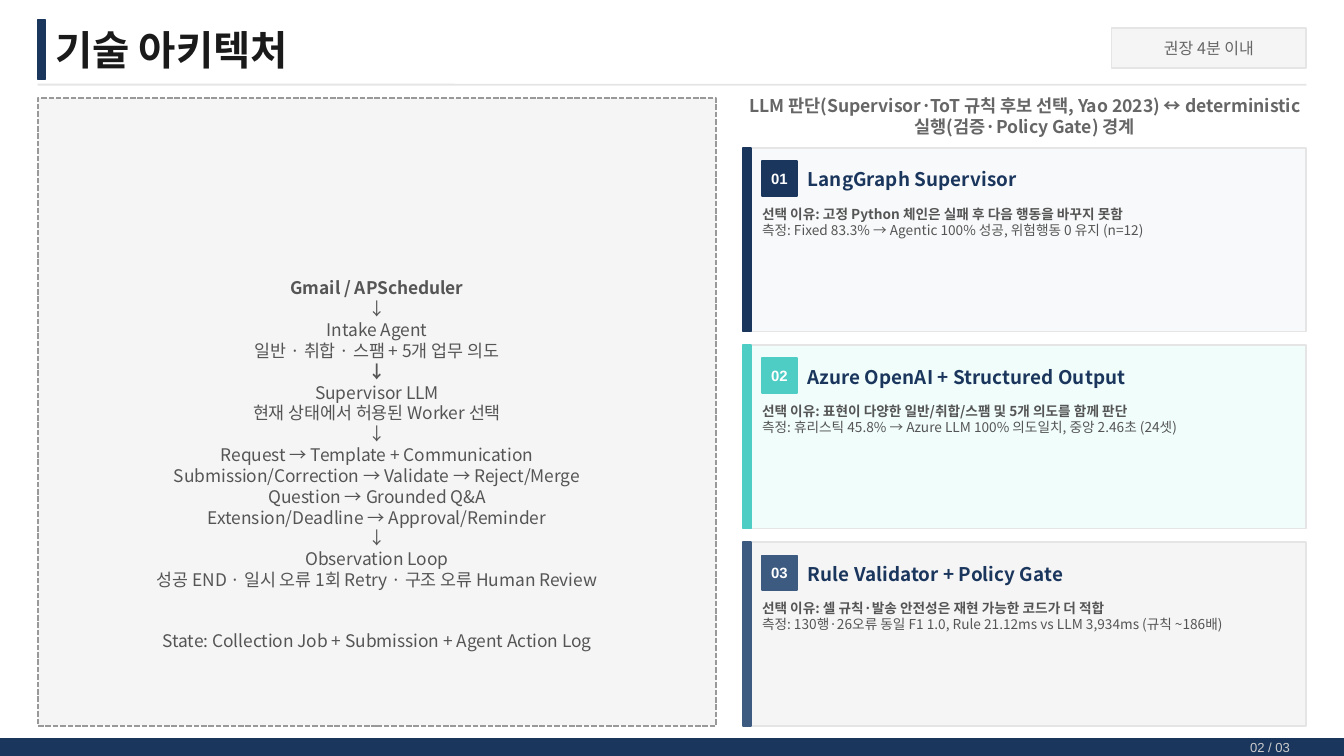
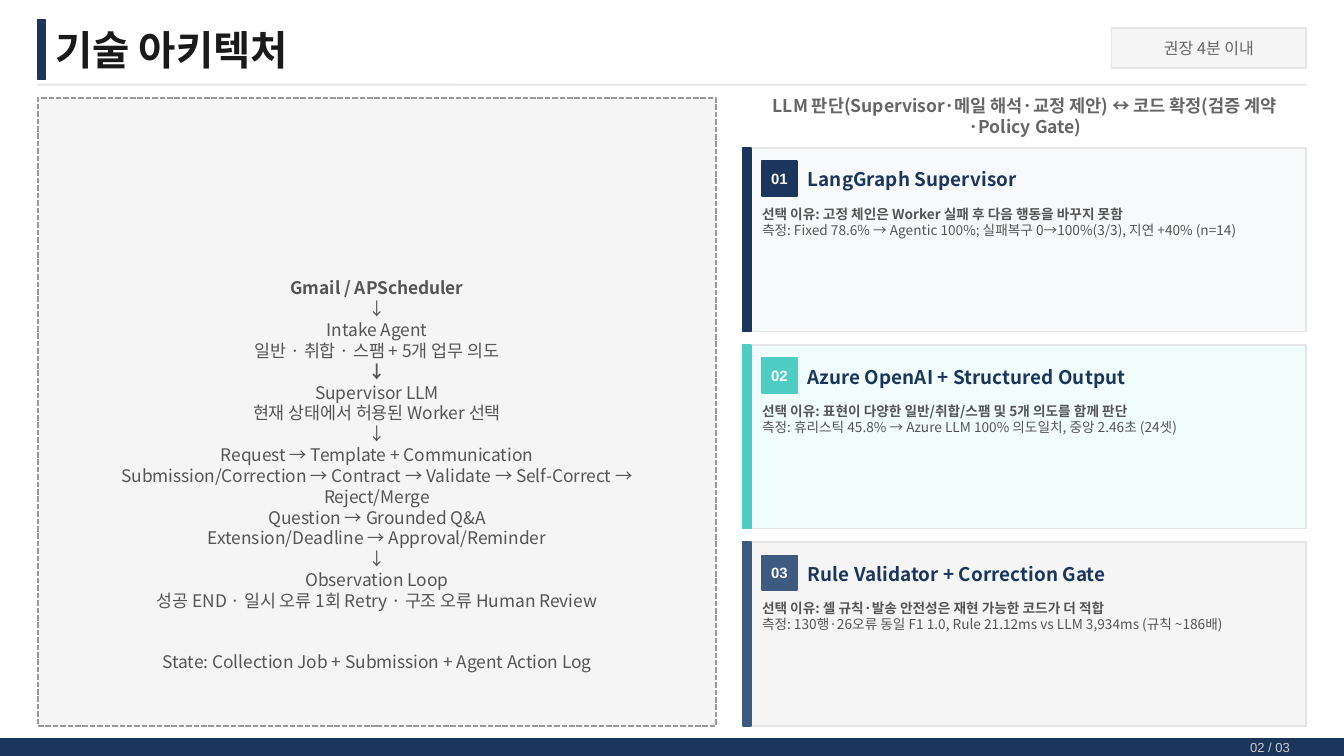
Before and after one commit to PinokioLee/smart-collect-assistant, a slide deck: slide 3 of presentation/08079_이형진_최종발표.pptx. Drawn at 1344x756 pixels with LibreOffice and Linux fonts; fonts in the diff are those of the drawing. Boxes give left, top, right and bottom in pixels: in the first picture for what was removed or moved away, otherwise in the second. Text is boxed around its words. In the diff, an @@ line names an element or a change of style, - is before the commit and + after.

Commit message:
feat: strengthen agentic recovery and evaluation evidence

```diff
--- a/presentation/08079_이형진_최종발표.pptx
+++ b/presentation/08079_이형진_최종발표.pptx
@@ text at bbox=[773, 97, 1277, 137]: text changed @@
-LLM 판단(Supervisor·ToT 규칙 후보 선택, Yao 2023) ↔ deterministic 실행(검증·Policy Gate) 경계
+LLM 판단(Supervisor·메일 해석·교정 제안) ↔ 코드 확정(검증 계약·Policy Gate)
@@ text at bbox=[762, 207, 1236, 239]: text changed @@
-선택 이유: 고정 Python 체인은 실패 후 다음 행동을 바꾸지 못함
-측정: Fixed 83.3% → Agentic 100% 성공, 위험행동 0 유지 (n=12)
+선택 이유: 고정 체인은 Worker 실패 후 다음 행동을 바꾸지 못함
+측정: Fixed 78.6% → Agentic 100%; 실패복구 0→100%(3/3), 지연 +40% (n=14)
@@ text at bbox=[121, 464, 611, 508]: text changed @@
-Submission/Correction → Validate → Reject/Merge
+Submission/Correction → Contract → Validate → Self-Correct → Reject/Merge
@@ text at bbox=[808, 566, 1105, 582]: text changed @@
-Rule Validator + Policy Gate
+Rule Validator + Correction Gate
```
Also in this commit, not shown: 2 other slides changed, 27 other files.
